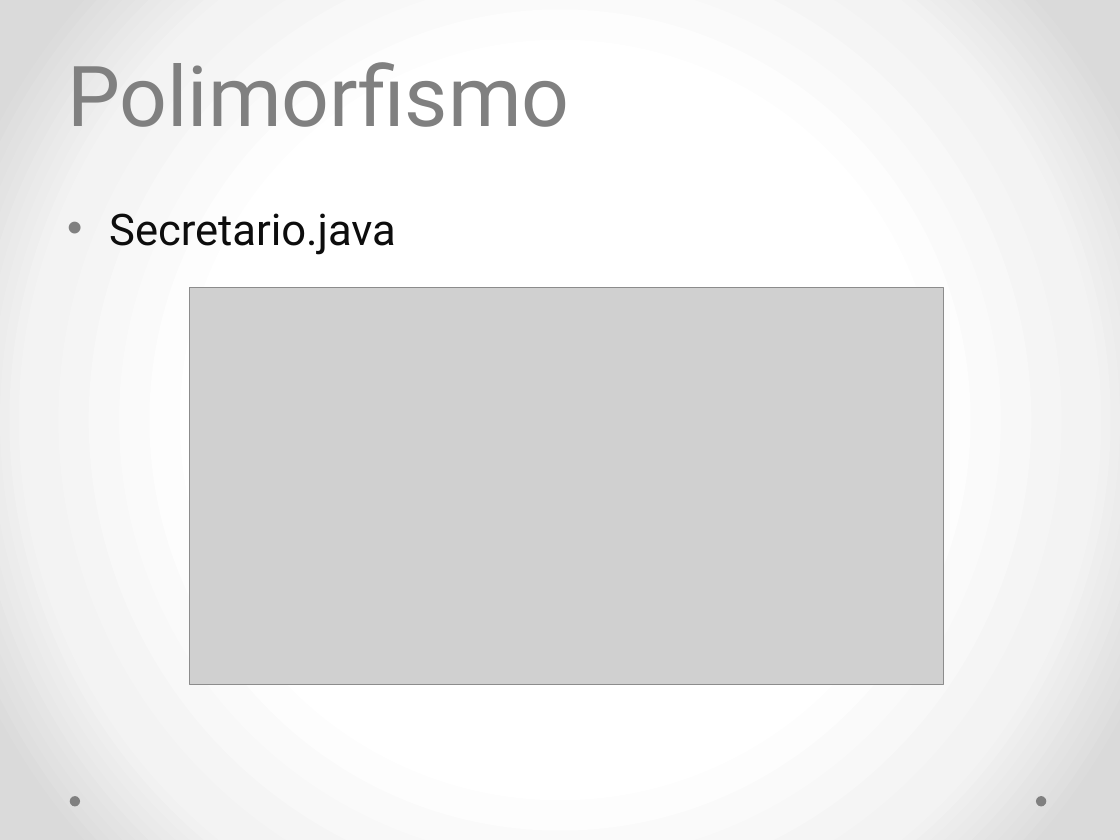
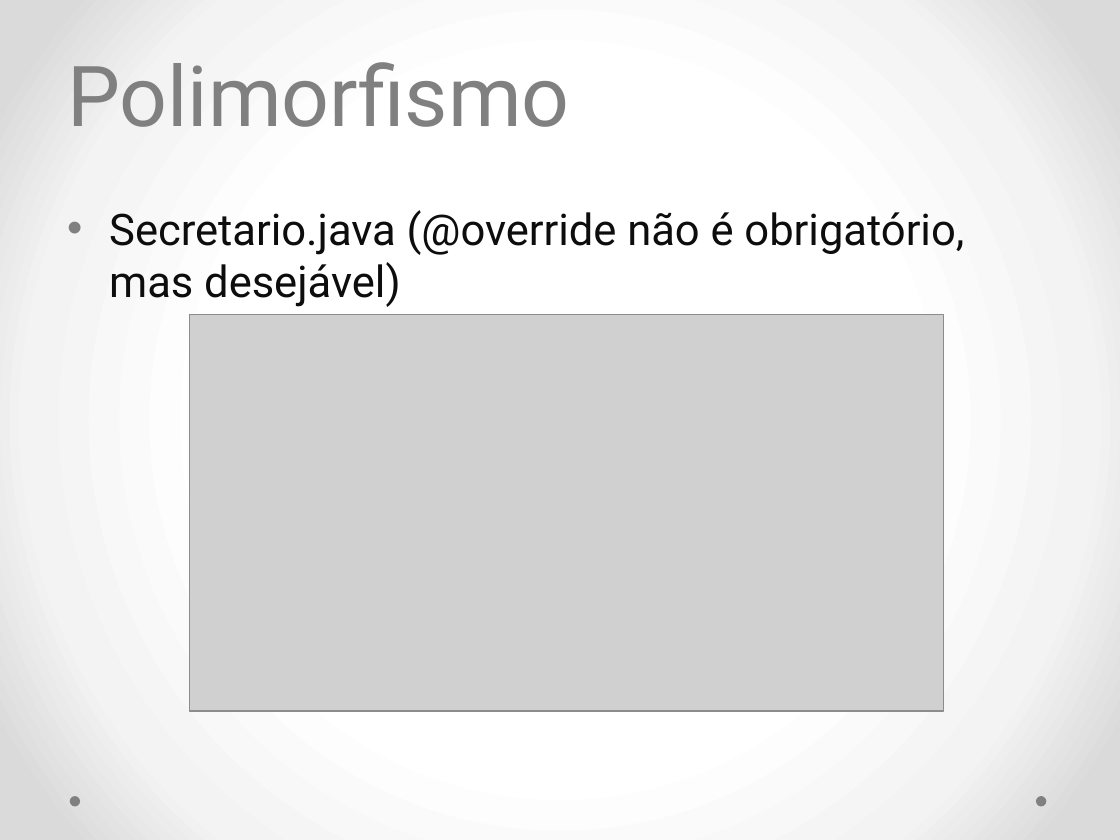
Before and after one commit to diogosm/cetam-lpoo-1, a slide deck: slide 17 of slides/aula 2.pptx. Drawn at 1120x840 pixels with LibreOffice and Linux fonts; fonts in the diff are those of the drawing; grey boxes stand for pictures. Boxes give left, top, right and bottom in pixels: in the first picture for what was removed or moved away, otherwise in the second. Text is boxed around its words. In the diff, an @@ line names an element or a change of style, - is before the commit and + after.

```diff
--- a/slides/aula 2.pptx
+++ b/slides/aula 2.pptx
@@ text at bbox=[109, 210, 964, 307]: text changed @@
-• Secretario.java
+• Secretario.java (@override não é obrigatório, mas desejável)
@@ picture: place and size @@
-picture at bbox=[189, 288, 943, 684]
+picture at bbox=[189, 315, 943, 711]
```
Also in this commit, not shown: 3 other slides changed, 18 slides added, 1 other file.
